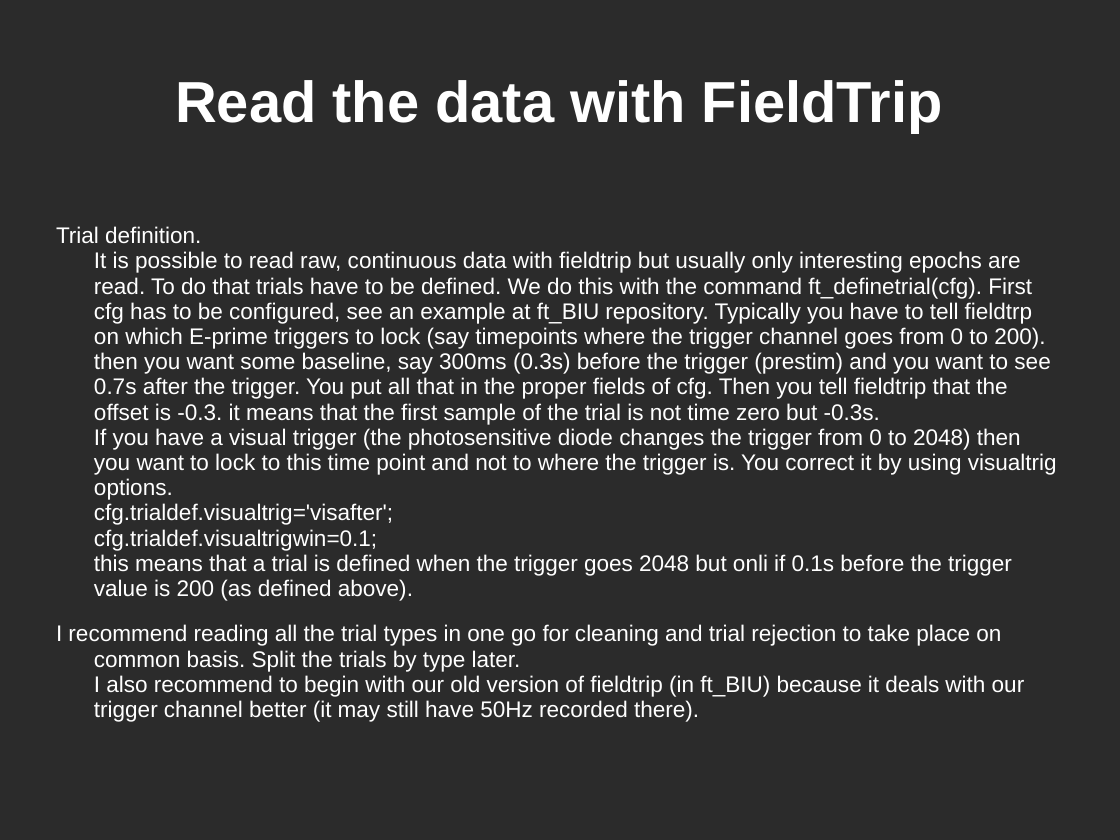
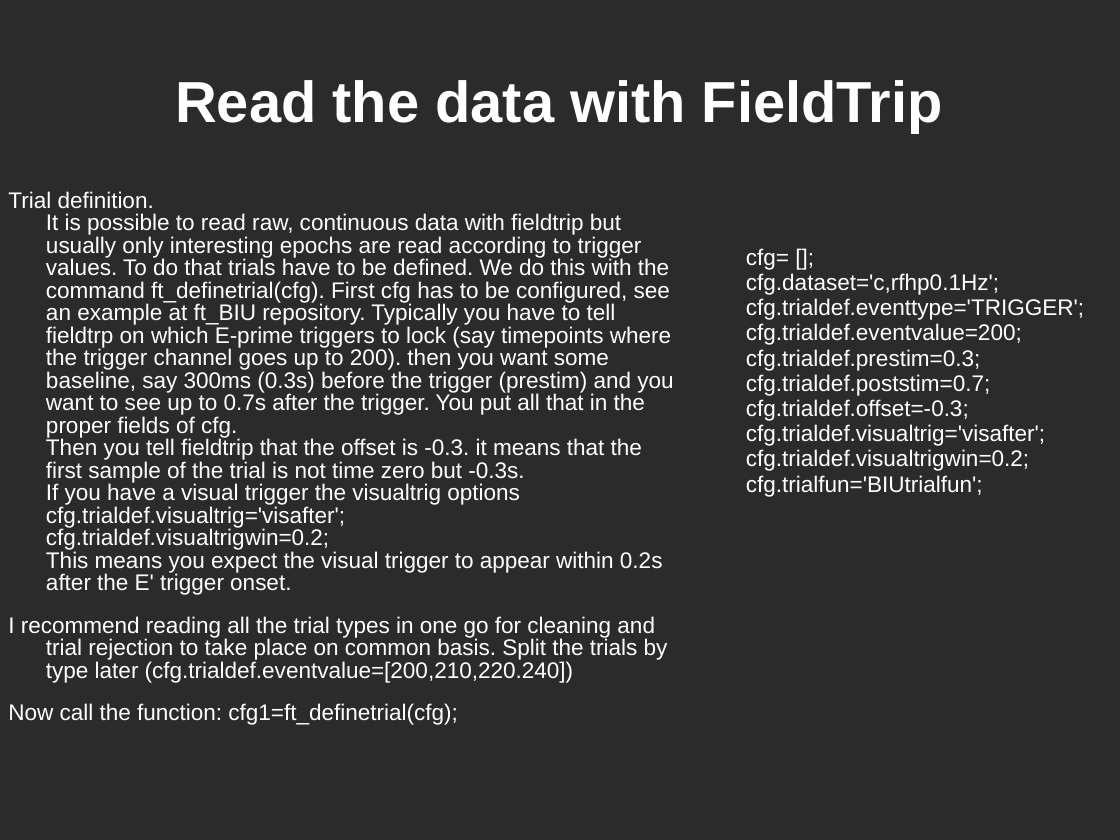
Before and after one commit to yuval-harpaz/work-drafts, a slide deck: slide 18 of docs/Tutorial4Begginers.ppt (slide 17 before the commit). Drawn at 1120x840 pixels with LibreOffice and Linux fonts; fonts in the diff are those of the drawing; background and template pictures are left out; a plain dark background stands for a picture behind light text. Boxes give left, top, right and bottom in pixels: in the first picture for what was removed or moved away, otherwise in the second. Text is boxed around its words. In the diff, an @@ line names an element or a change of style, - is before the commit and + after.

```diff
--- a/docs/Tutorial4Begginers.ppt
+++ b/docs/Tutorial4Begginers.ppt
@@ text at box(8, 191, 673, 725): text changed @@
-Trial definition.
-It is possible to read raw, continuous data with fieldtrip but usually only interesting epochs are read. To do that trials have to be defined. We do this with the command ft_definetrial(cfg). First cfg has to be configured, see an example at ft_BIU repository. Typically you have to tell fieldtrp on which E-prime triggers to lock (say timepoints where the trigger channel goes from 0 to 200). then you want some baseline, say 300ms (0.3s) before the trigger (prestim) and you want to see 0.7s after the trigger. You put all that in the proper fields of cfg. Then you tell fieldtrip that the offset is -0.3. it means that the first sample of the trial is not time zero but -0.3s.
-If you have a visual trigger (the photosensitive diode changes the trigger from 0 to 2048) then you want to lock to this time point and not to where the trigger is. You correct it by using visualtrig options.
-cfg.trialdef.visualtrig='visafter';
-cfg.trialdef.visualtrigwin=0.1;
-this means that a trial is defined when the trigger goes 2048 but onli if 0.1s before the trigger value is 200 (as defined above).
-I recommend reading all the trial types in one go for cleaning and trial rejection to take place on common basis. Split the trials by type later.
-I also recommend to begin with our old version of fieldtrip (in ft_BIU) because it deals with our trigger channel better (it may still have 50Hz recorded there).
+Trial definition.
+It is possible to read raw, continuous data with fieldtrip but usually only interesting epochs are read according to trigger values. To do that trials have to be defined. We do this with the command ft_definetrial(cfg). First cfg has to be configured, see an example at ft_BIU repository. Typically you have to tell fieldtrp on which E-prime triggers to lock (say timepoints where the trigger channel goes up to 200). then you want some baseline, say 300ms (0.3s) before the trigger (prestim) and you want to see up to 0.7s after the trigger. You put all that in the proper fields of cfg.
+Then you tell fieldtrip that the offset is -0.3. it means that the first sample of the trial is not time zero but -0.3s.
+If you have a visual trigger the visualtrig options
+cfg.trialdef.visualtrig='visafter';
+cfg.trialdef.visualtrigwin=0.2;
+This means you expect the visual trigger to appear within 0.2s after the E' trigger onset.
+I recommend reading all the trial types in one go for cleaning and trial rejection to take place on common basis. Split the trials by type later (cfg.trialdef.eventvalue=[200,210,220.240])
+Now call the function: cfg1=ft_definetrial(cfg);
@@ text added at box(746, 248, 1084, 497), 16 pt, text #FFFFFF @@
+cfg= [];
+cfg.dataset='c,rfhp0.1Hz';
+cfg.trialdef.eventtype='TRIGGER';
+cfg.trialdef.eventvalue=200;
+cfg.trialdef.prestim=0.3;
+cfg.trialdef.poststim=0.7;
+cfg.trialdef.offset=-0.3;
+cfg.trialdef.visualtrig='visafter';
+cfg.trialdef.visualtrigwin=0.2;
+cfg.trialfun='BIUtrialfun';
```
Also in this commit, not shown: 6 other slides changed, 9 slides added.
